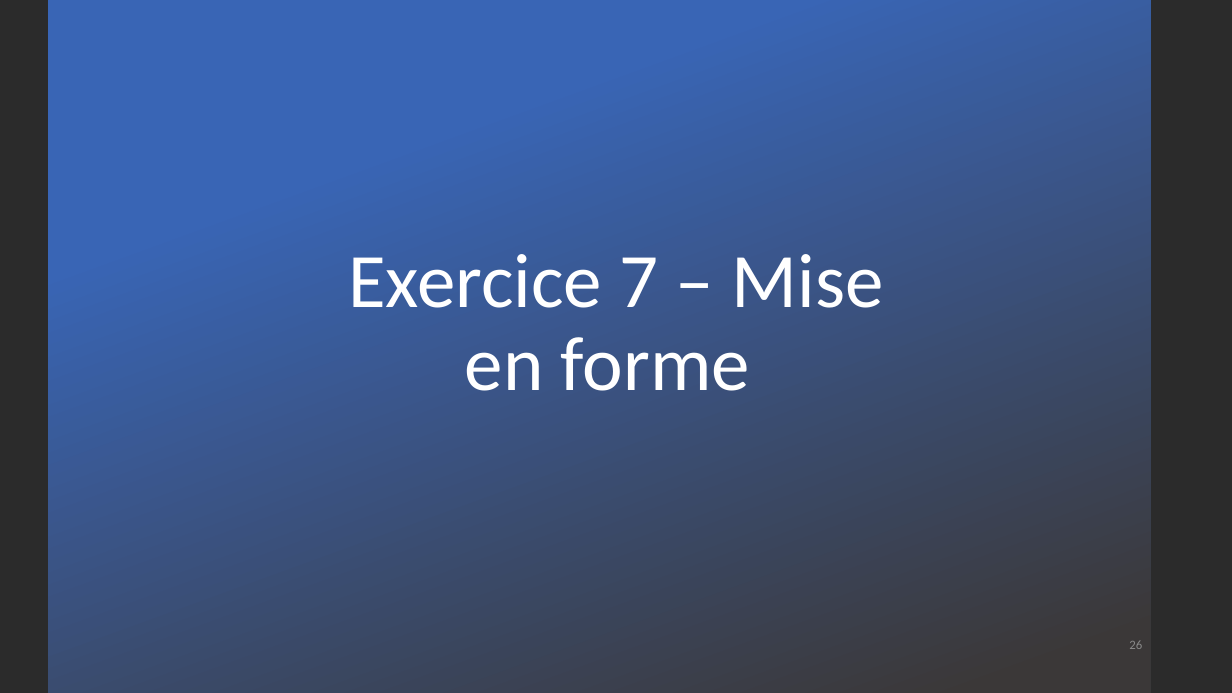
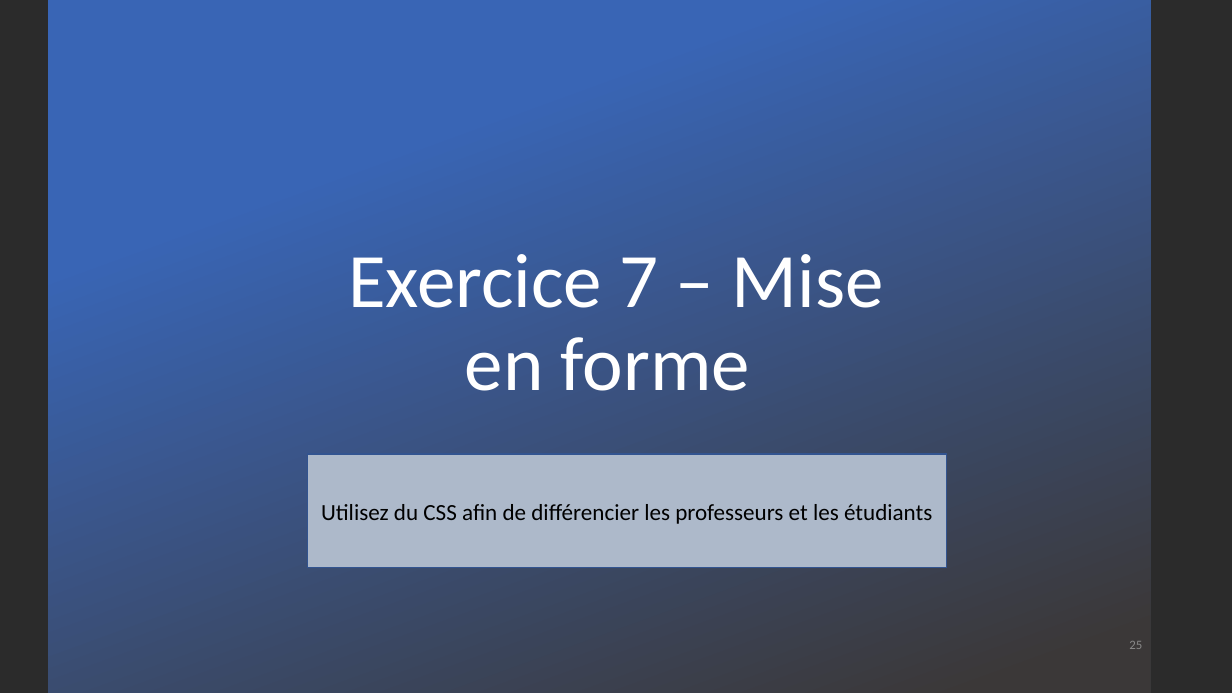
Before and after one commit to DylanMielot/FormationFormateur, a slide deck: slide 25 of Formation de formateur.pptx (slide 26 before the commit). Drawn at 1232x693 pixels with LibreOffice and Linux fonts; fonts in the diff are those of the drawing; background and template pictures are left out; a plain dark background stands for a picture behind light text. Boxes give left, top, right and bottom in pixels: in the first picture for what was removed or moved away, otherwise in the second. Text is boxed around its words. In the diff, an @@ line names an element or a change of style, - is before the commit and + after.

```diff
--- a/Formation de formateur.pptx
+++ b/Formation de formateur.pptx
@@ rectangle added at bbox=[308, 454, 946, 567], fill #ADB9CA, outline #325491 1 pt, 18 pt, text #000000 @@
+Utilisez du CSS afin de différencier les professeurs et les étudiants
```
Also in this commit, not shown: 13 other slides changed, 1 slide added, 2 slides removed, 1 other file.
